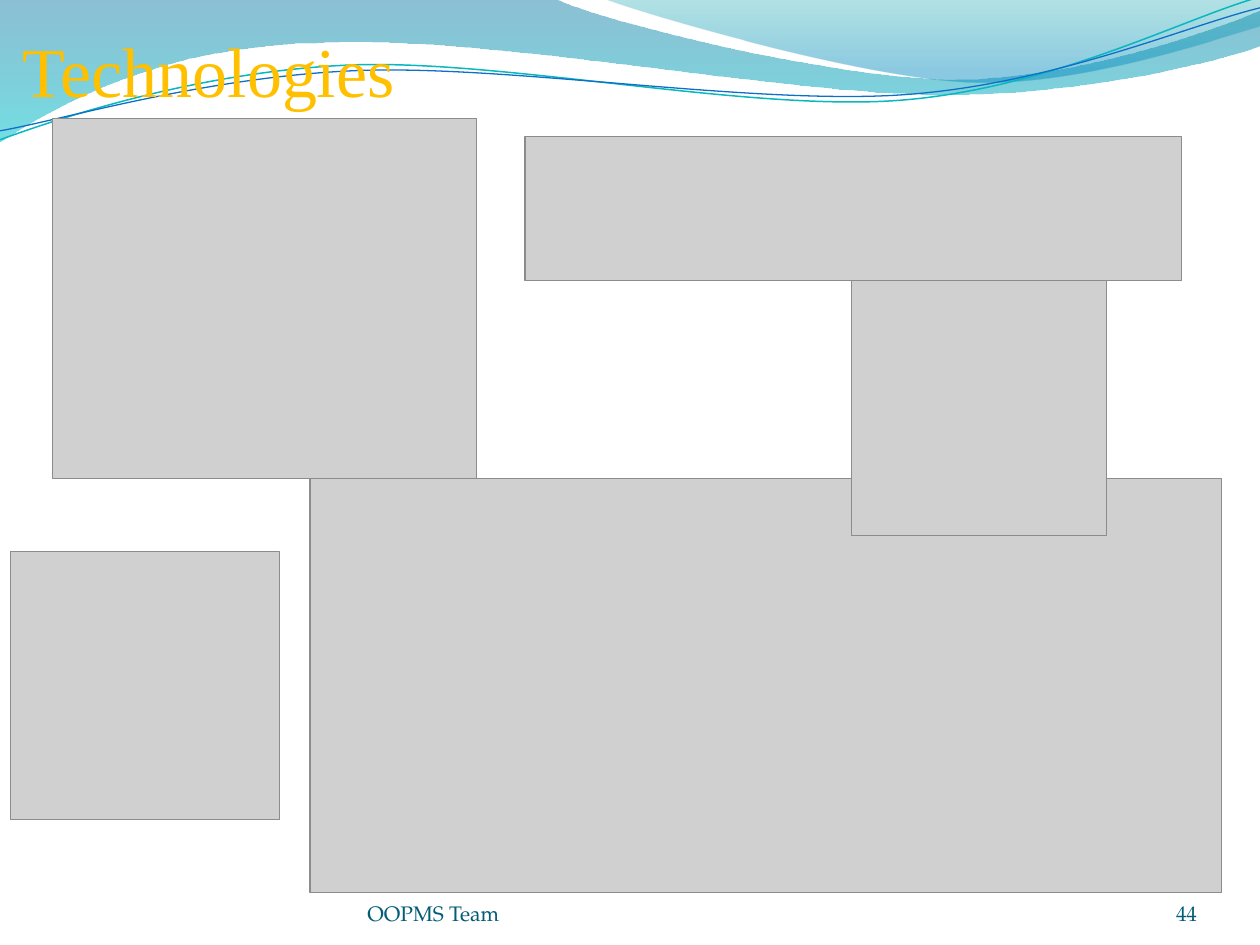
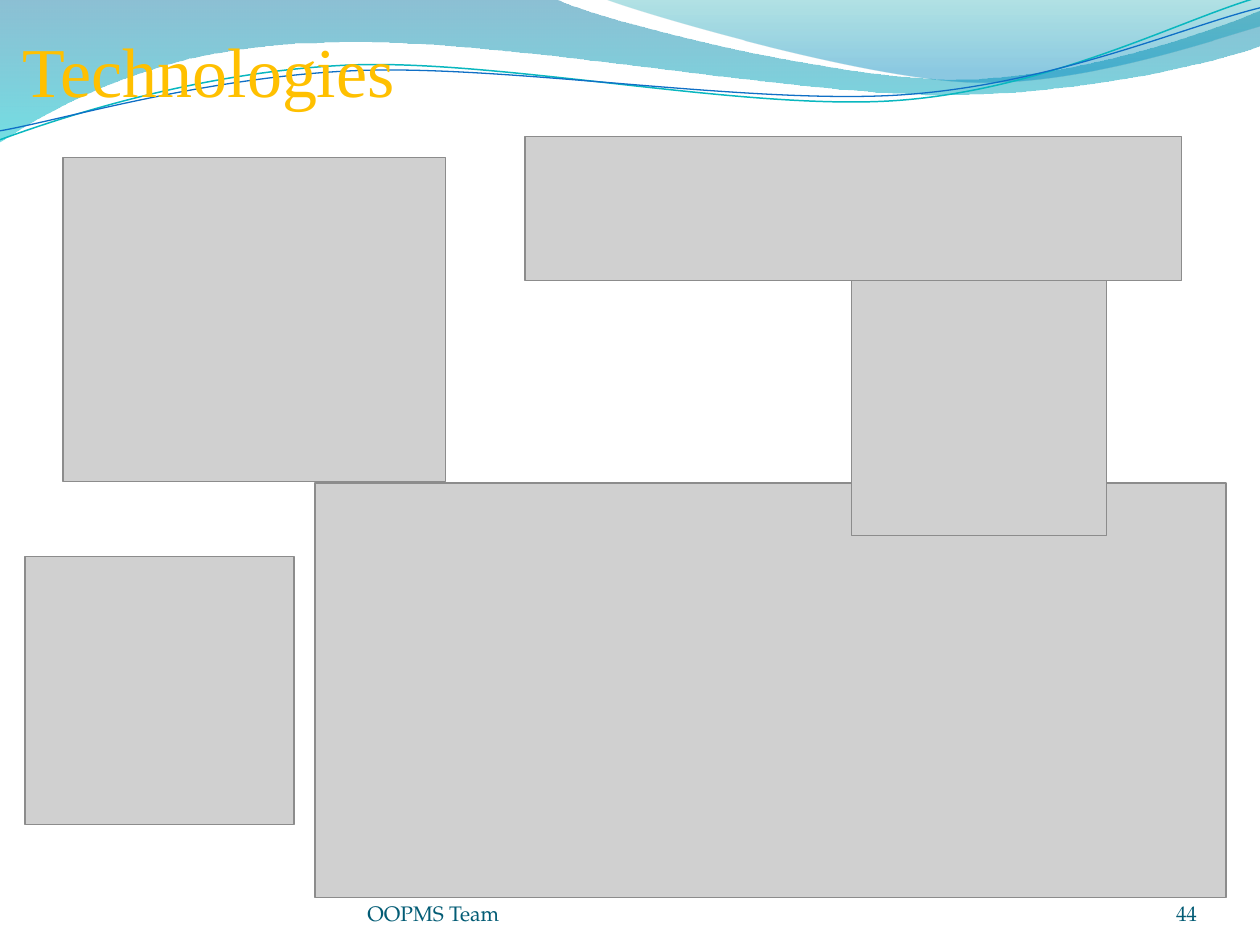
Before and after one commit to gofpattern/oopms, a slide deck: slide 44 of Document/Report/Presentation/OOPMS_Presentation_v1.0.pptx. Drawn at 1260x945 pixels with LibreOffice and Linux fonts; fonts in the diff are those of the drawing; grey boxes stand for pictures; background and template pictures are left out. Boxes give left, top, right and bottom in pixels: in the first picture for what was removed or moved away, otherwise in the second. Text is boxed around its words. In the diff, an @@ line names an element or a change of style, - is before the commit and + after.

```diff
--- a/Document/Report/Presentation/OOPMS_Presentation_v1.0.pptx
+++ b/Document/Report/Presentation/OOPMS_Presentation_v1.0.pptx
@@ picture resized from (x1=53, y1=118, x2=478, y2=479) to (x1=63, y1=158, x2=445, y2=481) @@
@@ picture moved from (x1=310, y1=479, x2=1221, y2=893) to (x1=315, y1=483, x2=1226, y2=897) @@
@@ picture moved from (x1=10, y1=552, x2=280, y2=819) to (x1=25, y1=557, x2=295, y2=824) @@
```
Also in this commit, not shown: 2 other slides changed, 1 other file.
